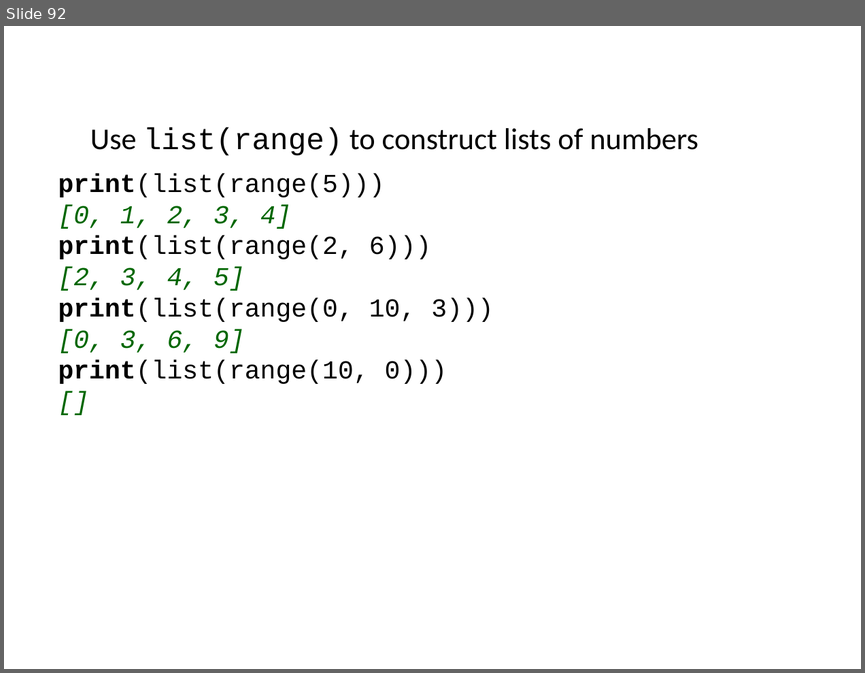
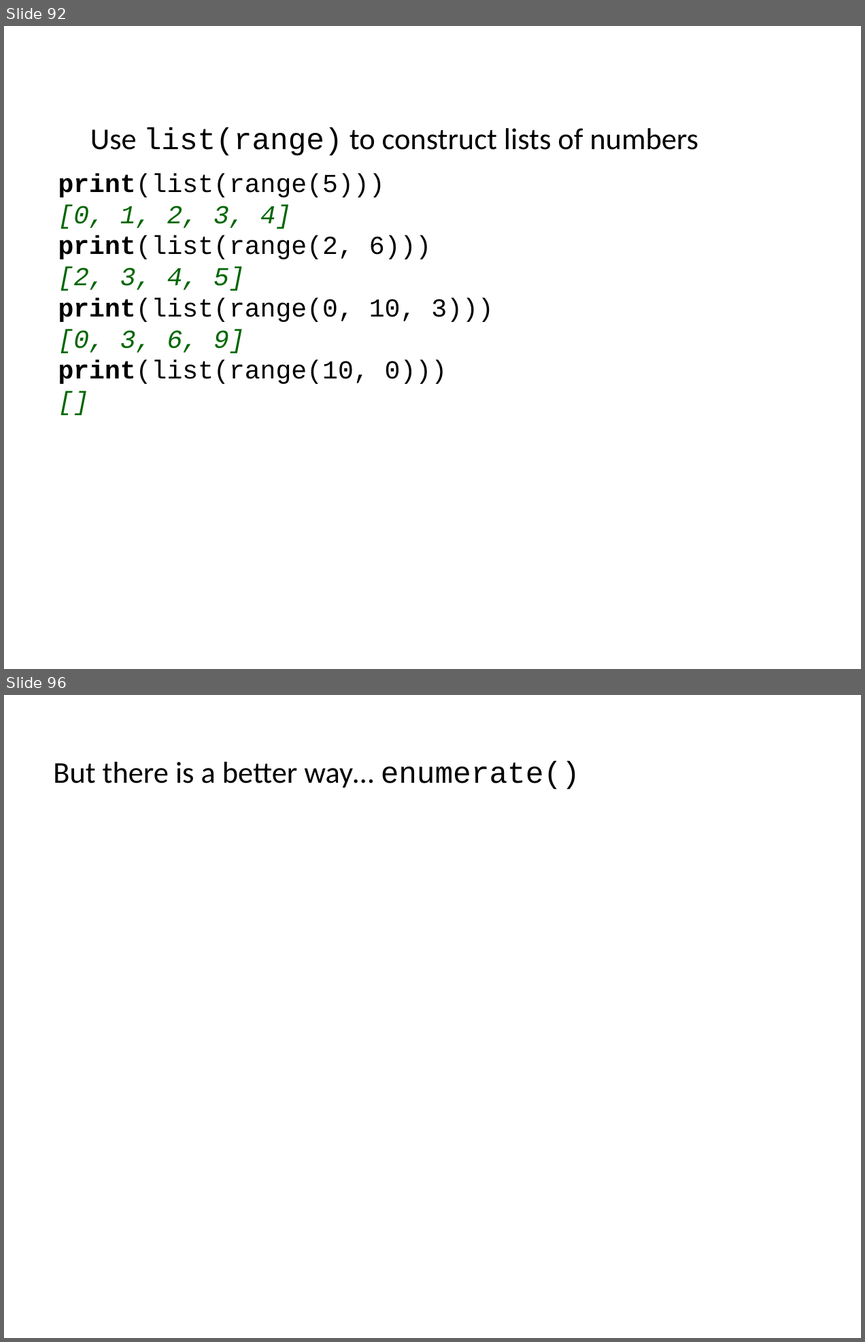
Before and after one commit to ncasuk/ncas-isc, a slide deck: python/presentations/learning_python/07_lists.pptx. Shown one above the other, each under a label of ours: slide 92 before the commit, slides 92 and 96 after it; the slides between them are not shown. The pictures are 865x673 and 865x1342 pixels, drawn with LibreOffice and Linux fonts; fonts in the diff are those of the drawing; background and template pictures are left out. Boxes give left, top, right and bottom in pixels: in the first picture for what was removed or moved away, otherwise in the second. Text is boxed around its words. In the diff, an @@ line names an element or a change of style, - is before the commit and + after.

Commit message:
Modified end slides to introoduce enumerate

```diff
--- a/python/presentations/learning_python/07_lists.pptx
+++ b/python/presentations/learning_python/07_lists.pptx
@@ slide 96 added at [4,695,861,1338], background picture (left out) @@
@@ text added at [53,761,580,790], 28 pt, text #000000 @@
+But there is a better way… enumerate()
```
Also in this commit, not shown: 1 slide changed, 4 other slides added, 6 slides removed, 1 other file.
